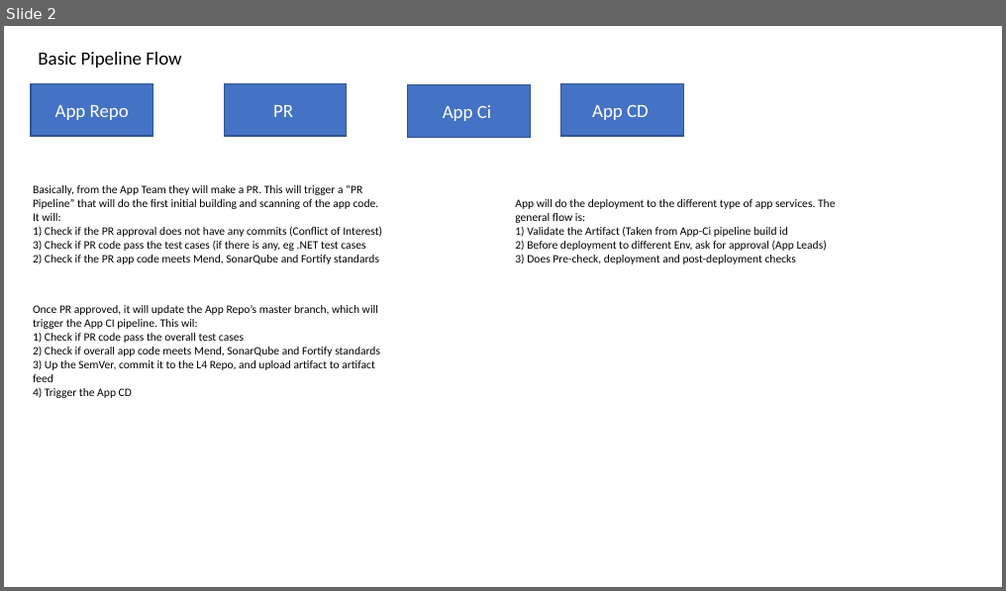
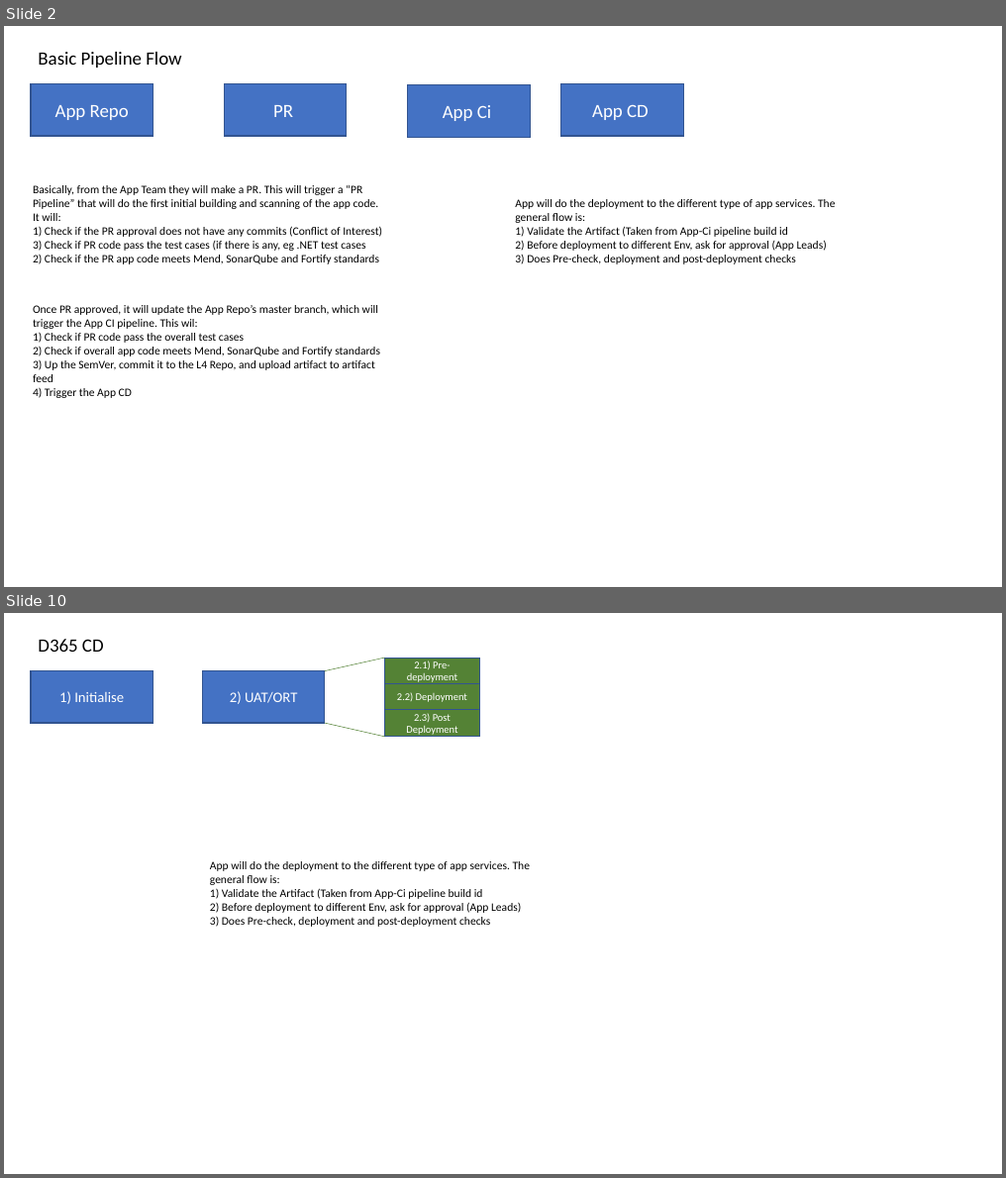
Before and after one commit to Scip316/scip-v1.github.io, a slide deck: intern/Sem2-diagram.pptx. Shown one above the other, each under a label of ours: slide 2 before the commit, slides 2 and 10 after it; the slides between them are not shown. The pictures are 1006x591 and 1006x1178 pixels, drawn with LibreOffice and Linux fonts; fonts in the diff are those of the drawing. Boxes give left, top, right and bottom in pixels: in the first picture for what was removed or moved away, otherwise in the second. Text is boxed around its words. In the diff, an @@ line names an element or a change of style, - is before the commit and + after.

```diff
--- a/intern/Sem2-diagram.pptx
+++ b/intern/Sem2-diagram.pptx
@@ slide 10 added at bbox=[4, 613, 1002, 1174], background #FFFFFF @@
@@ text added at bbox=[38, 639, 104, 652], 18 pt, text #000000 @@
+D365 CD
@@ rectangle added at bbox=[31, 671, 152, 723], fill #4472C4, outline #325491 1 pt, 14 pt, text #FFFFFF @@
+1) Initialise
@@ rectangle added at bbox=[202, 671, 325, 723], fill #4472C4, outline #325491 1 pt, 14 pt, text #FFFFFF @@
+2) UAT/ORT
@@ line added from (325, 671) to (385, 658), #548235 0.5 pt @@
@@ rectangle added at bbox=[385, 658, 479, 684], fill #548235, outline #325491 1 pt, 10 pt, text #FFFFFF @@
+2.1) Pre-deployment
@@ rectangle added at bbox=[385, 684, 479, 710], fill #548235, outline #325491 1 pt, 10 pt, text #FFFFFF @@
+2.2) Deployment
@@ line added from (325, 723) to (385, 737), #548235 0.5 pt @@
@@ rectangle added at bbox=[385, 710, 479, 737], fill #548235, outline #325491 1 pt, 10 pt, text #FFFFFF @@
+2.3) Post Deployment
@@ text added at bbox=[210, 861, 530, 927], 11 pt, text #000000 @@
+App will do the deployment to the different type of app services. The general flow is:
+1) Validate the Artifact (Taken from App-Ci pipeline build id
+2) Before deployment to different Env, ask for approval (App Leads)
+3) Does Pre-check, deployment and post-deployment checks
```
Also in this commit, not shown: 6 slides changed, 8 other slides added.
